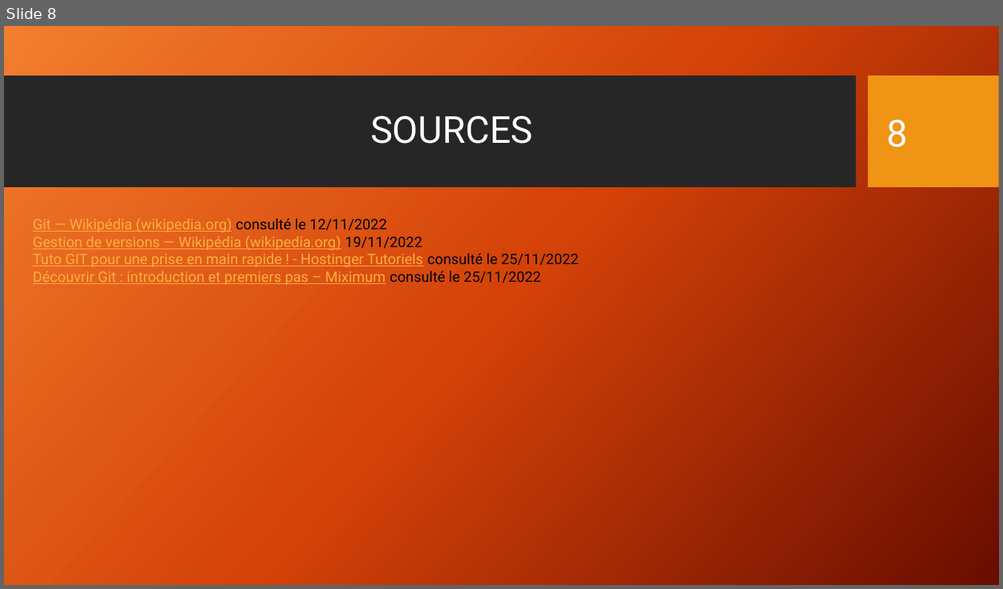
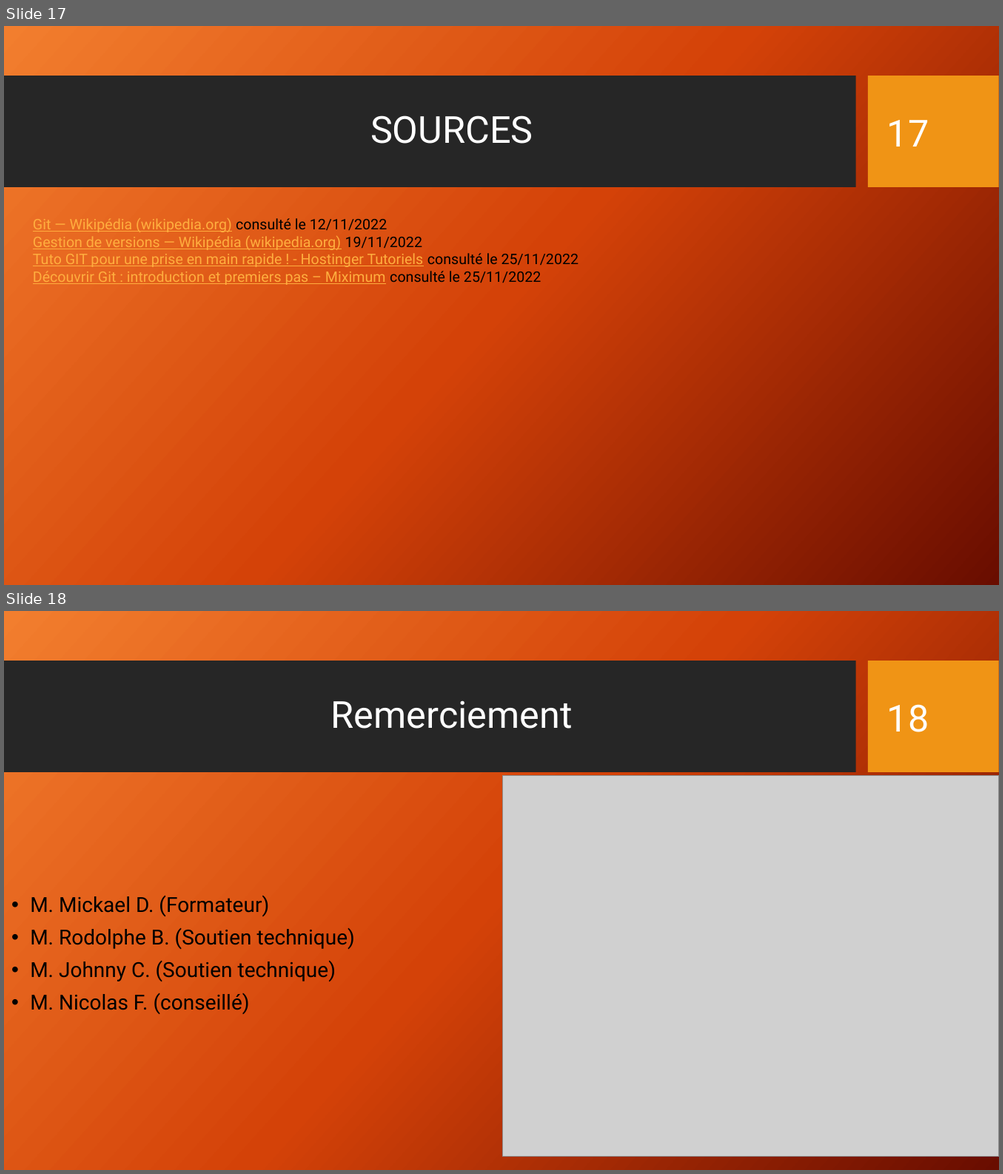
Before and after one commit to Math-Alex83/Expos-_git_cda_2210, a slide deck: Présentation_Git_CDA_2210.pptx. Shown one above the other, each under a label of ours: slide 8 before the commit, slides 17 and 18 after it. The pictures are 1003x589 and 1003x1174 pixels, drawn with LibreOffice and Linux fonts; fonts in the diff are those of the drawing; grey boxes stand for pictures; background and template pictures are left out. Boxes give left, top, right and bottom in pixels: in the first picture for what was removed or moved away, otherwise in the second. Text is boxed around its words. In the diff, an @@ line names an element or a change of style, - is before the commit and + after.

```diff
--- a/Présentation_Git_CDA_2210.pptx
+++ b/Présentation_Git_CDA_2210.pptx
@@ slide 18 added at (x1=4, y1=611, x2=999, y2=1170), background gradient #F18031 to #D54209 to #6A0D00; not listed: 2 template elements that a slide beside it also shows @@
@@ title added at (x1=331, y1=701, x2=572, y2=729), 36 pt, text #FFFFFF @@
+Remerciement
@@ page number added at (x1=887, y1=704, x2=929, y2=732), 36 pt, text #FFFFFF @@
+18
@@ picture added at (x1=504, y1=776, x2=999, y2=1157) @@
@@ text added at (x1=30, y1=895, x2=355, y2=1014), 20 pt, text #000000 @@
+• M. Mickael D. (Formateur)
+• M. Rodolphe B. (Soutien technique)
+• M. Johnny C. (Soutien technique)
+• M. Nicolas F. (conseillé)
@@ what was slide 8 is now slide 17 @@
@@ page number at (x1=887, y1=120, x2=929, y2=147): text changed @@
-8
+17
```
Also in this commit, not shown: 1 slide changed, 10 other slides added, 2 slides removed, 1 other file.
